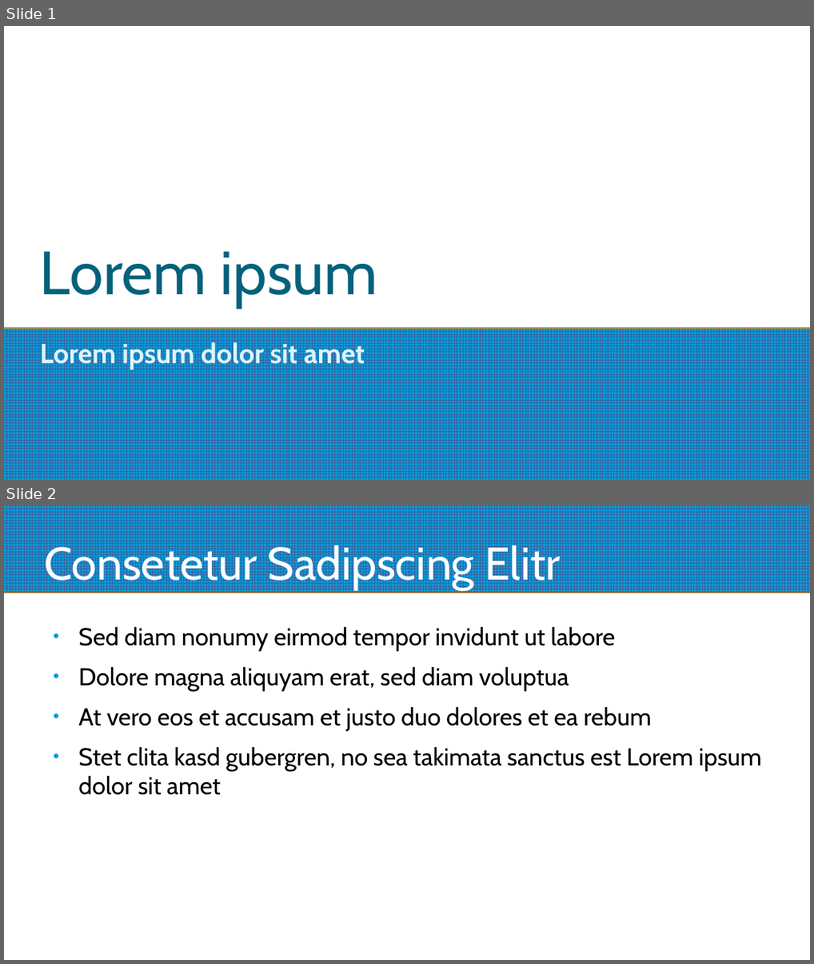
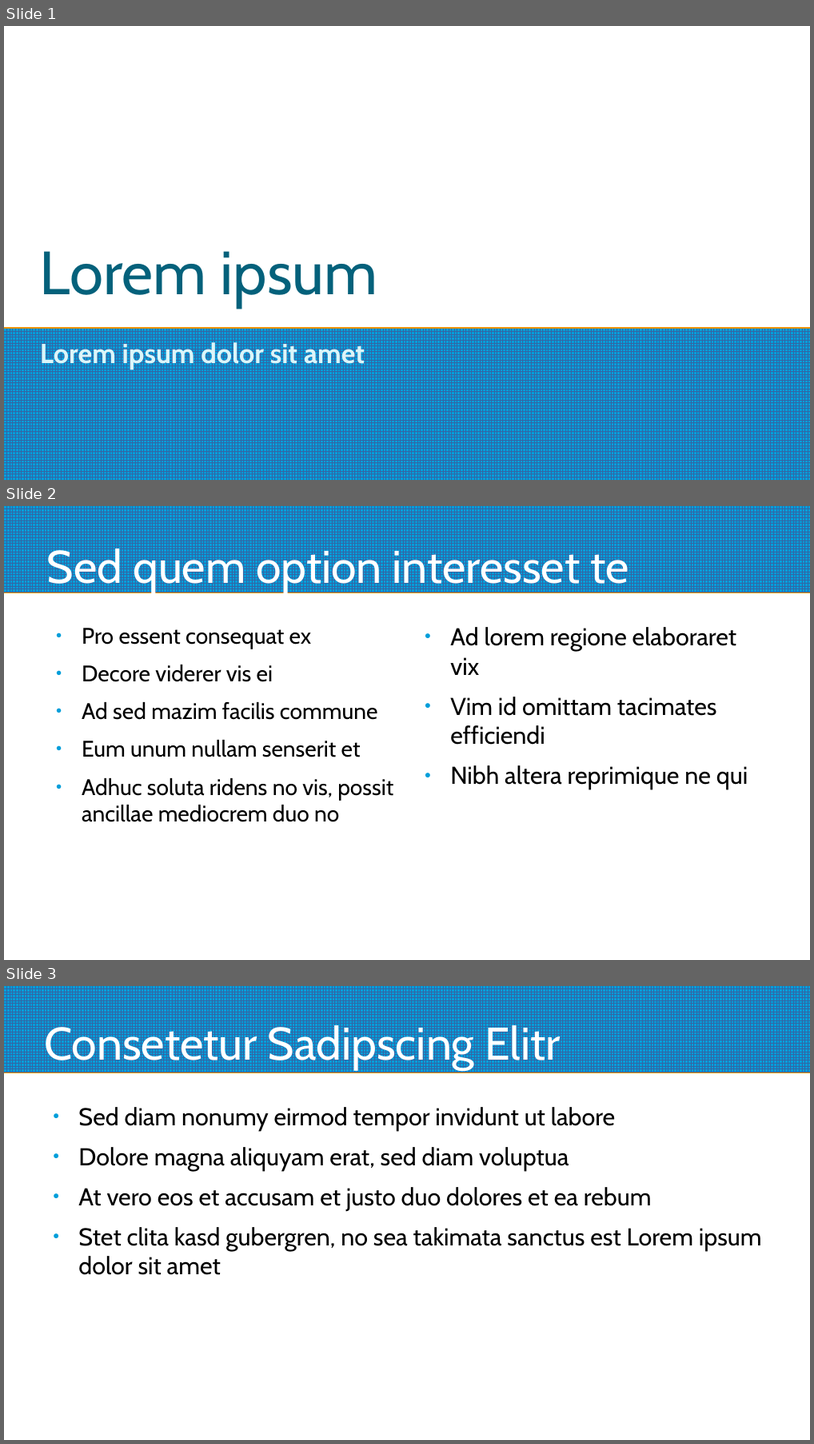
Before and after one commit to pbielefeldt/praesentationen_in_git, a slide deck: ODP/blindtext.odp. Shown one above the other, each under a label of ours: slides 1 and 2 before the commit, slides 1, 2 and 3 after it. The pictures are 814x964 and 814x1444 pixels, drawn with LibreOffice and Linux fonts; fonts in the diff are those of the drawing. Boxes give left, top, right and bottom in pixels: in the first picture for what was removed or moved away, otherwise in the second. Text is boxed around its words. In the diff, an @@ line names an element or a change of style, - is before the commit and + after.

Commit message:
neue Seite in odp

```diff
--- a/ODP/blindtext.odp
+++ b/ODP/blindtext.odp
@@ slide 2 added at (x1=4, y1=506, x2=810, y2=960), background #FFFFFF; not listed: 1 template element that a slide beside it also shows @@
@@ title added at (x1=47, y1=544, x2=629, y2=592), 45 pt, text #FFFFFF @@
+Sed quem option interesset te
@@ text added at (x1=82, y1=628, x2=394, y2=822), 22.2 pt, text #000000 @@
+● Pro essent consequat ex
+● Decore viderer vis ei
+● Ad sed mazim facilis commune
+● Eum unum nullam senserit et
+● Adhuc soluta ridens no vis, possit ancillae mediocrem duo no
@@ text added at (x1=450, y1=627, x2=748, y2=789), 24 pt, text #000000 @@
+● Ad lorem regione elaboraret vix
+● Vim id omittam tacimates efficiendi
+● Nibh altera reprimique ne qui
@@ what was slide 2 is now slide 3 @@
```
